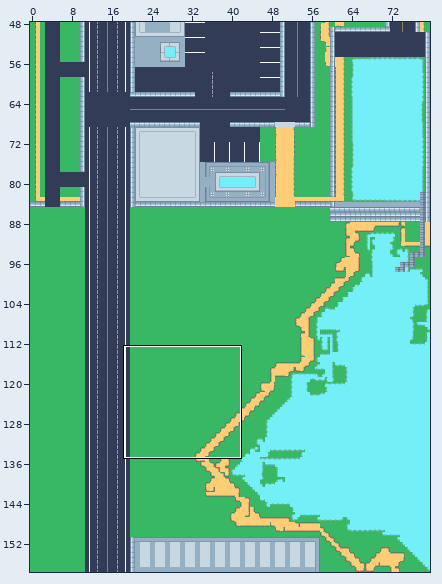
Two states of a Tiled map, test_map.tmx. The picture above shows the old version from afar; the outline marks the close-up.
Close-up. Earlier state:
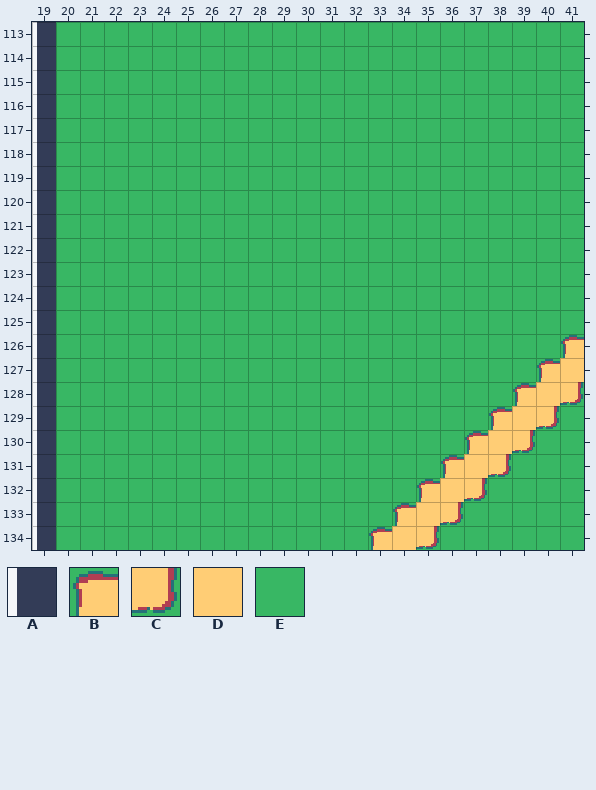
Cells are 16x16 px. Shown: x 19..41, y 113..134. The commit also changed other parts of the map, which this record leaves out. The old version is drawn lined up with the new one.
Key: from "tileset": A 2565 turned 180, B 3086, C 3090 turned 90, D 3216, E 3269.
_ is an empty cell, # one hidden under a higher layer.
Layer "Background" before, first column x 19:
125 AEEEEEE
126 AEEEEEE
127 AEEEEEE
128 AEEEEEE
129 AEEEEEE
130 AEEEEEE
131 AEEEEEE
132 AEEEEEE
133 AEEEEEE
134 AEEEEEE
New version:
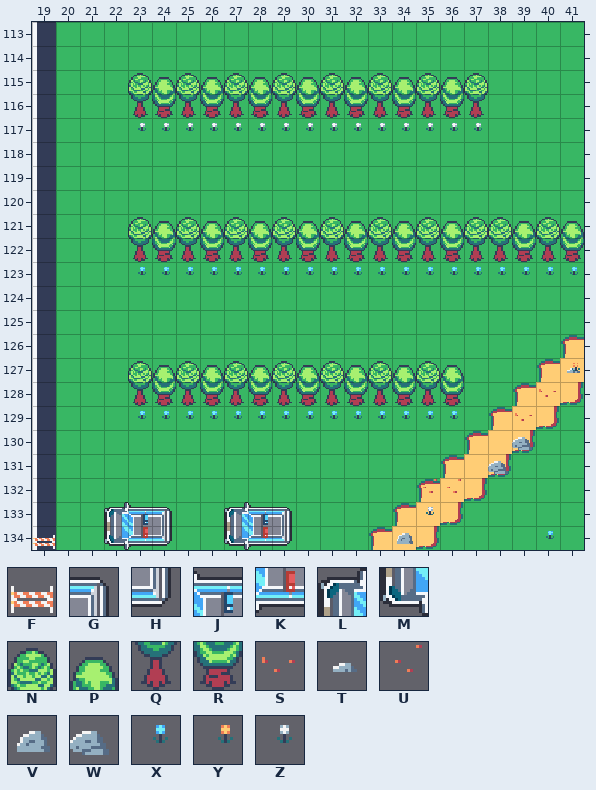
Further tiles: from "tileset": F 539, G 1939 turned 90, H 1940 turned 90, J 2003 turned 90, K 2004 turned 90, L 2067 turned 90, M 2068 turned 90, N 2072, P 2074, Q 2136, R 2138, S 3092, T 3093, U 3156, V 3157, W 3221, X 3397, Y 3398, Z 3462.
Tiles of an added or newly shown layer are drawn over the layers below it.
The edit:
{"change": "map size 80x165 -> 80x135 cells"}
{"where": "layer \"Background\""}
{"y":134,"x":19,"old":"A","new":"#"}
{"where": "layer \"Roads\" (now shown)"}
{"y":127,"x":41,"old":"_","new":"D"}
{"y":128,"x":40,"old":"_","new":"D"}
{"y":129,"x":39,"old":"_","new":"D"}
{"y":130,"x":39,"old":"_","new":"C"}
{"y":131,"x":38,"old":"_","new":"C"}
{"y":132,"x":35,"old":"__","new":"BD"}
{"y":133,"x":35,"old":"_","new":"D"}
{"y":134,"x":19,"old":"_","new":"A"}
{"y":134,"x":34,"old":"_","new":"D"}
{"y":134,"x":40,"old":"_","new":"E"}
{"where": "layer \"Vehicles/Buildings\" (now shown)"}
{"y":133,"x":22,"old":"___","new":"LJG"}
{"y":133,"x":27,"old":"___","new":"LJG"}
{"y":134,"x":22,"old":"___","new":"MKH"}
{"y":134,"x":27,"old":"___","new":"MKH"}
{"where": "layer \"Trees/Infra\" (now shown)"}
{"y":115,"x":23,"old":"_______________","new":"NPNPNPNPNPNPNPN"}
{"y":116,"x":23,"old":"_______________","new":"QRQRQRQRQRQRQRQ"}
{"y":121,"x":23,"old":"___________________","new":"NPNPNPNPNPNPNPNNPNP"}
{"y":122,"x":23,"old":"___________________","new":"QRQRQRQRQRQRQRQQRQR"}
{"y":127,"x":23,"old":"______________","new":"NPNPNPNPNPNPNP"}
{"y":128,"x":23,"old":"______________","new":"QRQRQRQRQRQRQR"}
{"y":134,"x":19,"old":"_","new":"F"}
{"where": "layer \"Rocks\" (added)"}
{"y":127,"x":41,"old":"_","new":"T"}
{"y":130,"x":39,"old":"_","new":"W"}
{"y":131,"x":38,"old":"_","new":"W"}
{"y":134,"x":34,"old":"_","new":"V"}
{"where": "layer \"Flowers\" (added)"}
{"y":117,"x":23,"old":"_______________","new":"ZZZZZZZZZZZZZZZ"}
{"y":123,"x":23,"old":"___________________","new":"XXXXXXXXXXXXXXXXXXX"}
{"y":127,"x":41,"old":"_","new":"Y"}
{"y":128,"x":40,"old":"_","new":"S"}
{"y":129,"x":23,"old":"______________","new":"XXXXXXXXXXXXXX"}
{"y":129,"x":39,"old":"_","new":"S"}
{"y":132,"x":35,"old":"__","new":"UU"}
{"y":133,"x":35,"old":"_","new":"Z"}
{"y":134,"x":40,"old":"_","new":"X"}
